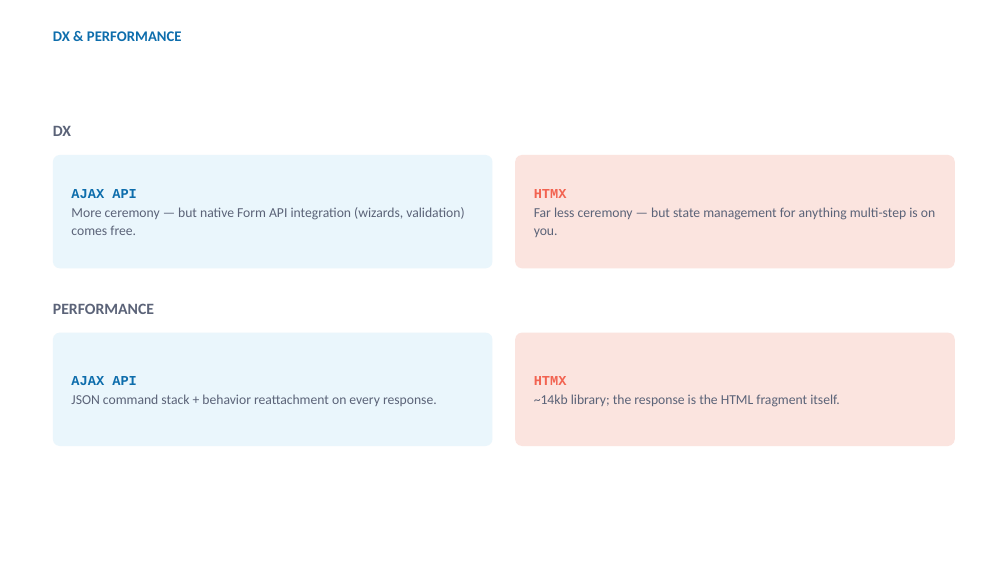
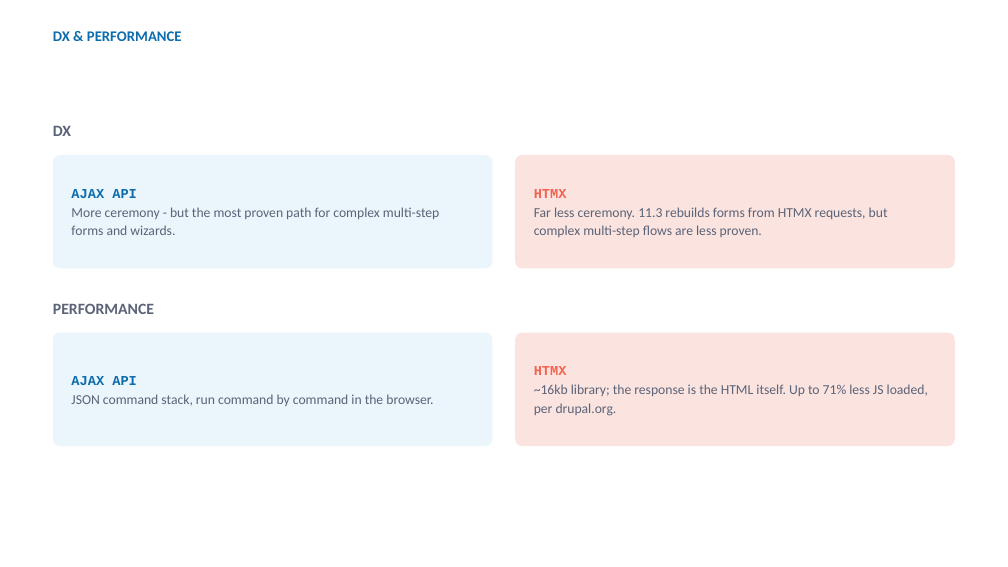
Before and after one commit to RChaubey16/drupalcon-rotterdam-session, a slide deck: slide 32 of Ajax to HTMX.pptx (slide 31 before the commit). Drawn at 1008x567 pixels with LibreOffice and Linux fonts; fonts in the diff are those of the drawing; background and template pictures are left out. Boxes give left, top, right and bottom in pixels: in the first picture for what was removed or moved away, otherwise in the second. Text is boxed around its words. In the diff, an @@ line names an element or a change of style, - is before the commit and + after.

```diff
--- a/Ajax to HTMX.pptx
+++ b/Ajax to HTMX.pptx
@@ text in rounded rectangle at [71, 207, 439, 235]: text changed @@
-More ceremony — but native Form API integration (wizards, validation) comes free.
+More ceremony - but the most proven path for complex multi-step forms and wizards.
@@ text in rounded rectangle at [534, 207, 888, 237]: text changed @@
-Far less ceremony — but state management for anything multi-step is on you.
+Far less ceremony. 11.3 rebuilds forms from HTMX requests, but complex multi-step flows are less proven.
@@ text in rounded rectangle at [534, 384, 928, 416]: text changed @@
-~14kb library; the response is the HTML fragment itself.
+~16kb library; the response is the HTML itself. Up to 71% less JS loaded, per drupal.org.
@@ text in rounded rectangle at [71, 394, 433, 406]: text changed @@
-JSON command stack + behavior reattachment on every response.
+JSON command stack, run command by command in the browser.
```
Also in this commit, not shown: 10 other slides changed, 12 slides added, 7 other files.
